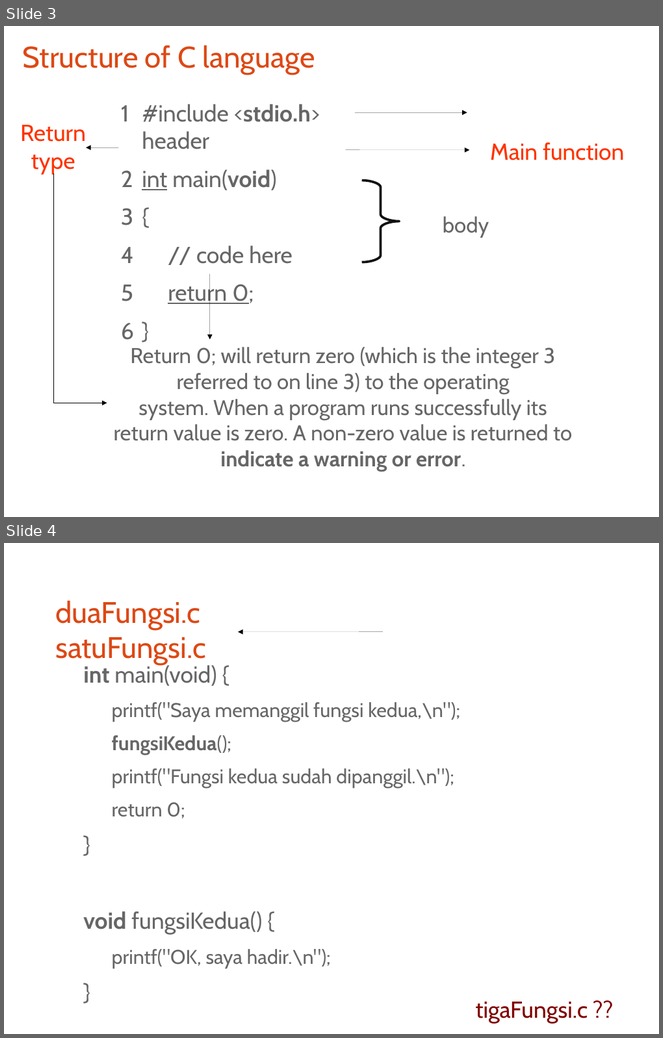
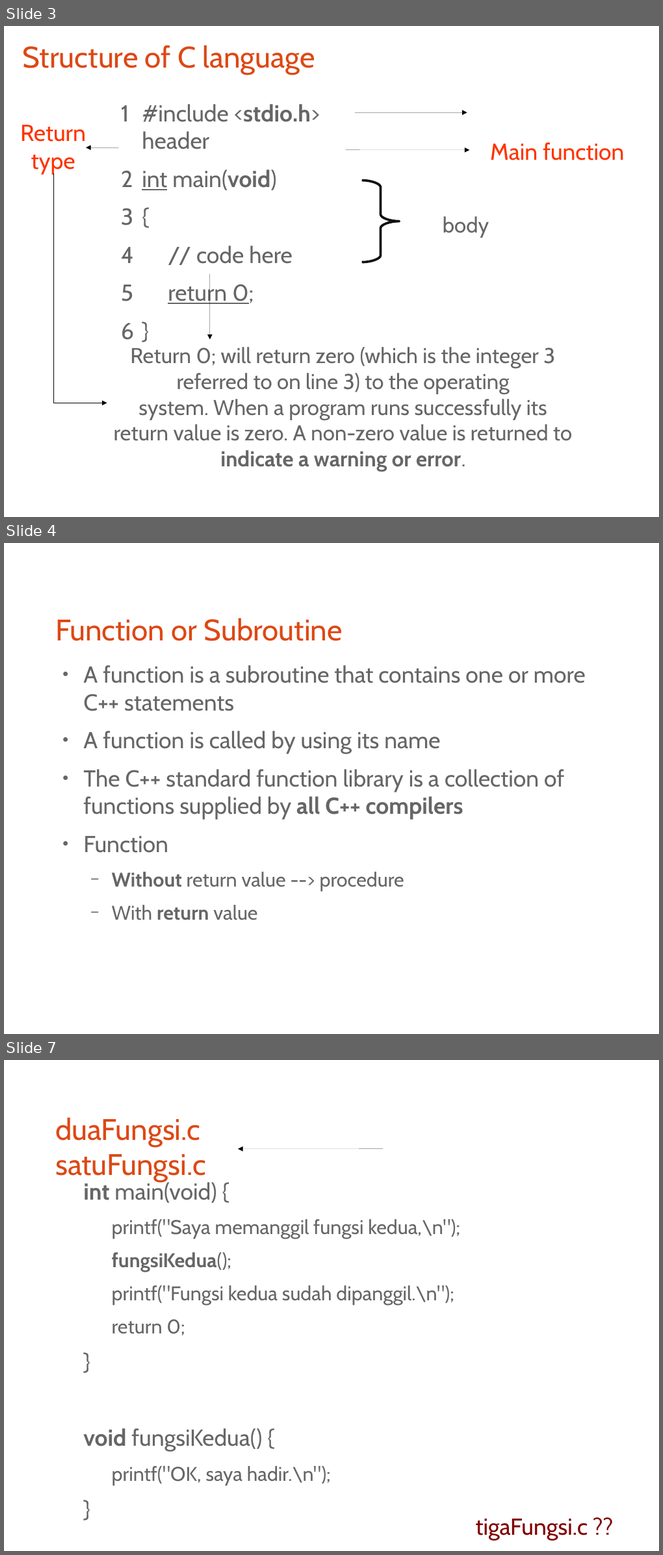
Before and after one commit to bagustris/prokom-tf, a slide deck: prokom3.odp. Shown one above the other, each under a label of ours: slides 3 and 4 before the commit, slides 3, 4 and 7 after it; the slides between them are not shown. The pictures are 663x1038 and 663x1555 pixels, drawn with LibreOffice and Linux fonts; fonts in the diff are those of the drawing. Boxes give left, top, right and bottom in pixels: in the first picture for what was removed or moved away, otherwise in the second. Text is boxed around its words. In the diff, an @@ line names an element or a change of style, - is before the commit and + after.

```diff
--- a/prokom3.odp
+++ b/prokom3.odp
@@ slide 4 added at [4, 543, 659, 1034], background #FFFFFF @@
@@ title added at [55, 618, 343, 641], 36 pt, text #DD4814 @@
+Function or Subroutine
@@ text added at [83, 665, 586, 921], 28 pt, text #666666 @@
+● A function is a subroutine that contains one or more C++ statements
+● A function is called by using its name
+● The C++ standard function library is a collection of functions supplied by all C++ compilers
+● Function
+  − Without return value --> procedure
+  − With return value
@@ what was slide 4 is now slide 7 @@
```
Also in this commit, not shown: 5 other slides added, 1 slide removed, 2 other files.
